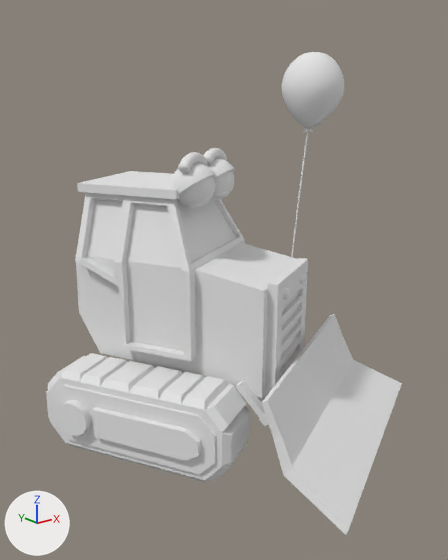
What one commit did to the COLLADA model Hancock/art.scnassets/3DModels/Chapter9Files/Characters/Brennon/Brennon@IdleFixed.dae.
The view is the same before and after, from a 50 mm lens placed at (-0.1146, -0.1417, 0.0229), pointed at (-0.0932, -0.1149, 0.0122). Every picture has the same lights, and +X, +Y and +Z are marked at lower left. Where no turn or scale is listed for an object, it has been applied to the vertices.

The older version as bpy lines, for what is in view:
```python
me_eye_l = bpy.data.meshes.new('Eye_L')
me_eye_l.from_pydata(...)  # 739 vertices, 1470 faces; spans x -0.00028..0.00239, y -0.00252..0.0, z 0.01393..0.01642
me_eye_l.materials.append(mat_lambert3)  # white #e7e7e7
me_eyebrows = bpy.data.meshes.new('EyeBrows')
me_eyebrows.from_pydata(...)  # 1348 vertices, 2688 faces; spans x -0.00259..0.00234, y -0.00338..-0.00048, z 0.01597..0.01699
me_eyebrows.materials.append(mat_lambert3)  # white #e7e7e7
me_shovel = bpy.data.meshes.new('Shovel')
me_shovel.from_pydata(...)  # 64 vertices, 116 faces; spans x -0.0031..0.0122, y -0.0154..-0.0034, z 0.0008..0.0059
me_shovel.materials.append(mat_lambert3)  # white #e7e7e7
ob_eye_l = bpy.data.objects.new('Eye_L', me_eye_l)
ob_eye_l.location = (-0.09317, -0.11136, 0.0025)
ob_eyebrows = bpy.data.objects.new('EyeBrows', me_eyebrows)
ob_eyebrows.location = (-0.0932, -0.11139, 0.0025)
ob_shovel = bpy.data.objects.new('Shovel', me_shovel)
ob_shovel.location = (-0.0932, -0.11139, 0.0025)
# also in view: 'Track_R' at (-0.0985, -0.1143, 0.0054); 'Balloon' at (-0.0839, -0.1123, 0.016); 'Eye_R' at (-0.0945, -0.1139, 0.0177); 'Body' at (-0.094, -0.1126, 0.012)
```
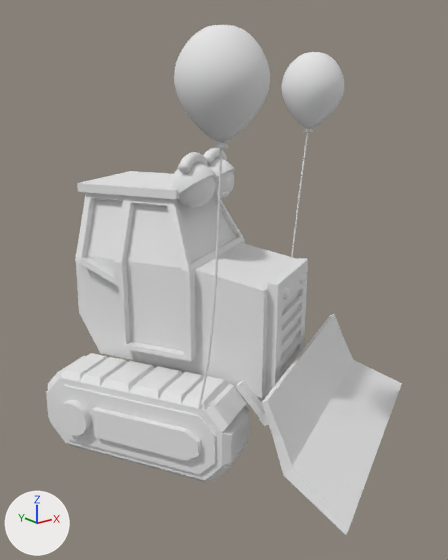
What differs and where, as boxes (x1, y1, x2, y2) in the pictures (448 x 560 px):
'BrennonsBalloon', added: after (174, 25, 270, 409)

Edits to the bpy script that builds the scene:
```text
Add mat_balloonfbxasc058lambert2sg1_001:
    mat_balloonfbxasc058lambert2sg1_001 = principled_material('BalloonFBXASC058lambert2SG1.001')
    mat_balloonfbxasc058lambert2sg1_001.base_color = (0.8, 0.8, 0.8)  # white #e7e7e7
    mat_balloonfbxasc058lambert2sg1_001.roughness = 0.9
Add me_brennonsballoon:
    me_brennonsballoon.from_pydata(...)  # 1494 vertices, 2976 faces; spans x 0.1779..0.1819, y 0.1357..0.1397, z -0.0115..0.0067
    me_brennonsballoon.materials.append(mat_balloonfbxasc058lambert2sg1_001)  # white #e7e7e7
Add ob_brennonsballoon:
    ob_brennonsballoon = bpy.data.objects.new('BrennonsBalloon', me_brennonsballoon)
    ob_brennonsballoon.location = (-0.2773, -0.25776, 0.01865)
```
